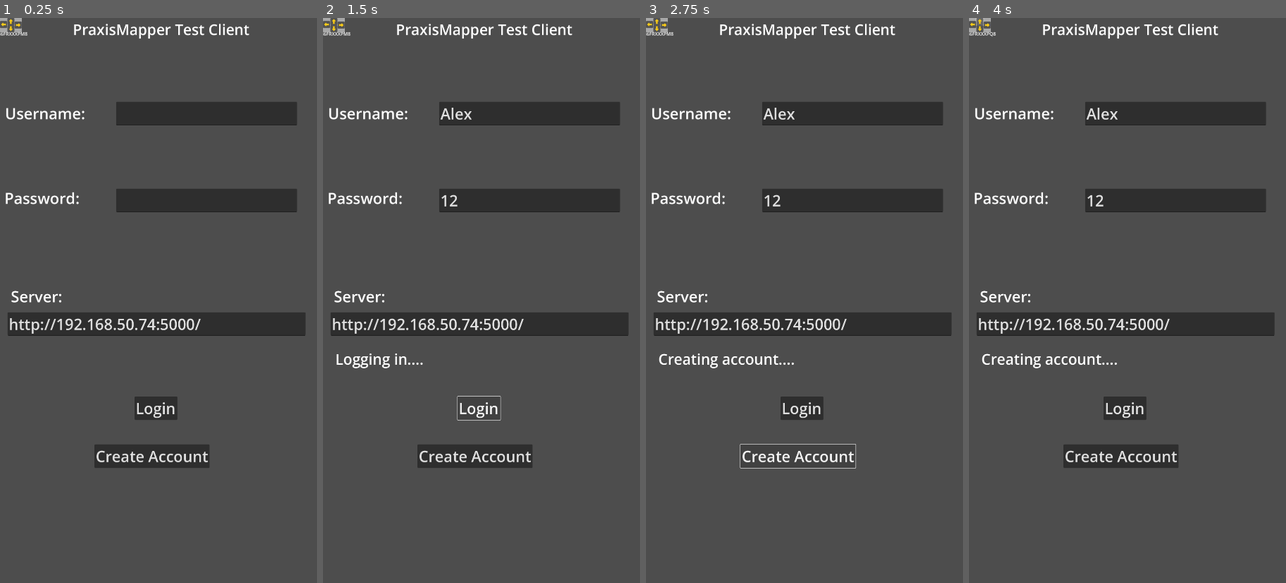
Above: before the commit, frames 1-4 (left to right).
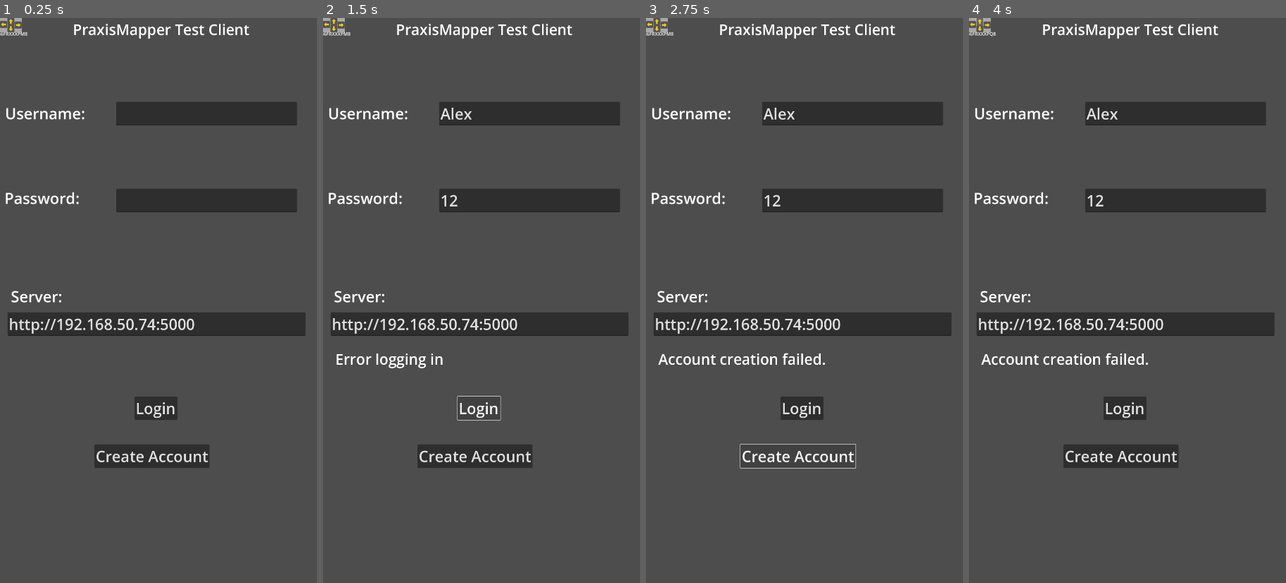
Above: after the commit, the same moments.

Repository: drakewill-CRL/GodotClient1
Game: Godot game, scene res://PraxisMapper/Scenes/LoginScene.tscn
Same seed, same stepped clock (60 frames per second), same inputs: the game is played once before the commit and once after it.
Inputs (mouse positions are in pixels of both pictures, inside the frame that each line leads up to):
- Up to frame 1 (0.25 s): no input
- Up to frame 2 (1.5 s): click (529, 114) at 0.52 s; type "Alex" at 0.6 s; click (529, 198) at 0.75 s; type "12" at 0.83 s; click "Login" at 1.25 s
- Up to frame 3 (2.75 s): click "Create Account" at 2 s
- Up to frame 4 (4 s): click (978, 23) at 2.75 s; click (978, 23) at 3.5 s

The runs differ from the first frame. In frame 1, less than 0.1% of the frame differs, in the area x 61-64%, y 53-56%; in frame 2, 0.4%; in frame 3, 0.5%, in the area x 3-64%, y 53-62%; in frame 4, 0.5%.
Error before the commit: Assertion failed. (res://PraxisMapper/Controls/PraxisAPICall.gd:31)

Commit message:
testing vs live server

Diff:
--- a/PraxisMapper/APICalls/GenericCall.gd
+++ b/PraxisMapper/APICalls/GenericCall.gd
@@ -1,6 +1,8 @@
 extends Node2D
 class_name GenericCall
 
+#THIS is the main class I want to use for performance reasons. Rename this to be more clear its the
+#real PraxisAPI setup, and remove/rename the other one.
 @onready var request: HTTPRequest = $HTTPRequest
 #this version is going to use signals insted of waiting for a response in a single call.
 #this will let other things process more reliably, so I think this is more likely to be the setup
@@ -10,10 +12,13 @@
 
 func response_received(result, responseCode, headers, body):
 	#TODO: automatic reauth if possible.
-	print('response received')
+	print('response received:' + str(responseCode) + "| " + str(result))
+
 	request.request_completed.disconnect(response_received)
 	if responseCode >= 200 and responseCode < 299:
 		response_data.emit(body)
+	else:
+		response_data.emit("ERROR")
 
 func callEndpoint(url, method = null, body = null):
 	var headers = [
@@ -24,8 +29,18 @@
 	]
 	if (method == null):
 		method = HTTPClient.METHOD_GET
+	elif (method == HTTPClient.METHOD_PUT):
+		if body != null:
+			headers.append("Content-Length: " + body.size())
+		else:
+			headers.append("Content-Length: 0")
 	request.request_completed.connect(response_received)
-	var ok = request.request(PraxisMapper.serverURL + url, headers, method, body)
+	var ok
+	if (body != null):
+		ok = request.request(PraxisMapper.serverURL + url, headers, method, body)
+	else:
+
+		ok = request.request(PraxisMapper.serverURL + url, headers, method)
 	print(PraxisMapper.serverURL + url)
 	print('request called')
 
@@ -167,7 +182,7 @@
 	callEndpoint(url, HTTPClient.METHOD_PUT)
 
 #MapTile endpoints API calls. Returns a PNG in byte array format.
-func DrawMapTile(plusCode, styleSet, onlyLayer): #Normal map tiles. styleSet and onlyLayer are optional.
+func DrawMapTile(plusCode, styleSet, onlyLayer = null): #Normal map tiles. styleSet and onlyLayer are optional.
 	var url = '/MapTile/Area/' + plusCode
 	if (styleSet != null):
 		url += "/" + styleSet
--- a/PraxisMapper/Controls/MapTile.gd
+++ b/PraxisMapper/Controls/MapTile.gd
@@ -3,7 +3,7 @@
 #This one loads up and displays a map tile.
 #TODO declare components separately, start with static texture until image is loaded
 
-@onready var request: HTTPRequest = $HTTPRequest
+@onready var request: GenericCall = $GenericCall
 @onready var texRect: TextureRect = $TextureRect
 @onready var timer: Timer = $Timer
 
@@ -14,6 +14,7 @@
 @export var autoRefreshSeconds = 60
 @export var styleSet = 'mapTiles'
 var tileGeneration = 0
+var noiseTex : NoiseTexture2D
 
 #fires off a signal indicating the user tapped this tile, and what the target PlusCode they tapped is
 signal user_tapped(plusCode)
@@ -46,28 +47,25 @@
 func GetTileGeneration():
 	#This will call the tile generation ID api to see if the one on the server is different from the
 	#one on the device and if so, get the server's version.
-	request.request_completed.connect(GenerationListener)
-	var ok = request.request(PraxisMapper.serverURL + "/MapTile/Generation/" + currentTile + "/" + styleSet)
+	print("getting tile generation")
+	request.response_data.connect(GenerationListener)
+	var ok = request.GetTileGenerationID(currentTile, styleSet)
 
-func GenerationListener(result, responseCode, headers, body):
-	print(responseCode)
-	request.request_completed.disconnect(GenerationListener)
-	if result != HTTPRequest.RESULT_SUCCESS:
-		return "error"
+func GenerationListener(result):
+	print("Generation listener got result")
+	request.response_data.disconnect(GenerationListener)
 
-	var currentGen = int(body.get_string_from_utf8())
+	var currentGen = int(result.get_string_from_utf8())
 	if (currentGen != tileGeneration):
 		tileGeneration = currentGen
 		LoadTile(currentTile)
 
-func tile_called(result, responseCode, headers, body):
-	print(responseCode)
-	request.request_completed.disconnect(tile_called)
-	if result != HTTPRequest.RESULT_SUCCESS:
-		return "error"
+func tile_called(result):
+	print("tile called received body")
+	request.response_data.disconnect(tile_called)
 
 	var image = Image.new()
-	if (image.load_png_from_buffer(body) != OK):
+	if (image.load_png_from_buffer(result) != OK):
 		return "error2"
 
 	var saved = image.save_png("user://MapTiles/" + currentTile + "-" + styleSet + ".png")
@@ -79,16 +77,16 @@
 
 func LoadTile(plusCode):
 	#this loads the image for the plusCode given. GetTile shifts appropriately for offsets automatically.
+	print('loading tile ' + plusCode)
+	texRect.texture = noiseTex
 	var img = Image.new().load_from_file("user://MapTiles/" + plusCode + "-" + styleSet + ".png")
 	if (img != null):
 		texRect.texture = ImageTexture.create_from_image(img)
 	else:
-		request.request_completed.connect(tile_called)
+		request.response_data.connect(tile_called)
 
-		print(PraxisMapper.serverURL + "/MapTile/Area/" + plusCode + "/" + styleSet)
-		var ok = request.request(PraxisMapper.serverURL + "/MapTile/Area/" + plusCode + "/" + styleSet)
-		if (ok != OK):
-			print("maptile request not ok")
+		print("getting " + PraxisMapper.serverURL + "/MapTile/Area/" + plusCode + "/" + styleSet)
+		request.DrawMapTile(plusCode, styleSet)
 
 func GetTile(plusCode):
 	if PraxisMapper.currentPlusCode.substr(0,8) == PraxisMapper.lastPlusCode.substr(0,8):
@@ -107,7 +105,7 @@
 # Called when the node enters the scene tree for the first time.
 func _ready():
 	#TODO: make NoiseTexture a proper node to reference multiple times?
-	var noiseTex = NoiseTexture2D.new()
+	noiseTex = NoiseTexture2D.new()
 	noiseTex.width = PraxisMapper.mapTileWidth
 	noiseTex.height = PraxisMapper.mapTileHeight
 	noiseTex.noise = FastNoiseLite.new()
--- a/PraxisMapper/Controls/MapTile.tscn
+++ b/PraxisMapper/Controls/MapTile.tscn
@@ -1,11 +1,10 @@
-[gd_scene load_steps=2 format=3 uid="uid://pcj5vqd7p4l4"]
+[gd_scene load_steps=3 format=3 uid="uid://pcj5vqd7p4l4"]
 
 [ext_resource type="Script" path="res://PraxisMapper/Controls/MapTile.gd" id="1_57dev"]
+[ext_resource type="PackedScene" uid="uid://8os6eof5qcbh" path="res://PraxisMapper/APICalls/GenericCall.tscn" id="2_rlj5i"]
 
 [node name="MapTile" type="Node2D"]
 script = ExtResource("1_57dev")
-
-[node name="HTTPRequest" type="HTTPRequest" parent="."]
 
 [node name="TextureRect" type="TextureRect" parent="."]
 offset_right = 320.0
@@ -14,4 +13,6 @@
 [node name="Timer" type="Timer" parent="."]
 wait_time = 60.0
 
+[node name="GenericCall" parent="." instance=ExtResource("2_rlj5i")]
+
 [connection signal="timeout" from="Timer" to="." method="GetTileGeneration"]
--- a/PraxisMapper/Controls/PraxisAPICall.gd
+++ b/PraxisMapper/Controls/PraxisAPICall.gd
@@ -1,5 +1,9 @@
 extends Node
 class_name PraxisAPICall
+
+#This function works in a single call, but the UI tends not to update while this is running, so we
+#dont really want to use this one too much.
+
 
 # Based on the HTTPClient demo in the official docs. Used to make getting data a single function call.
 # This simple class can do HTTP requests; it will not block, but it needs to be polled.
@@ -23,7 +27,7 @@
 	var split = PraxisMapper.serverURL.split(":")
 	if (split.size() == 3): #http:\\url:port
 		err =  http.connect_to_host(split[0] + ":" + split[1], int(split[2])) # Connect to host/port.
-	elif (split.size() == 2 and !split[0].starts_with("http")): #url:port
+	elif (split.size() == 2 and !split[0].begins_with("http")): #url:port
 		err =  http.connect_to_host(split[0], int(split[1])) # Connect to host/port.
 	else: # url
 		err = http.connect_to_host(PraxisMapper.serverURL)
@@ -38,6 +42,7 @@
 		else:
 			await get_tree().process_frame
 
+	print(http.get_status())
 	assert(http.get_status() == HTTPClient.STATUS_CONNECTED) # Check if the connection was made successfully.
 
 func call_url(endpoint, method = HTTPClient.METHOD_GET, body = ''):
--- a/PraxisMapper/Scenes/LoginScene.gd
+++ b/PraxisMapper/Scenes/LoginScene.gd
@@ -6,8 +6,6 @@
 @onready var lblError: Label = $lblError
 @onready var request: HTTPRequest = $HTTPRequest
 @onready var timer: Timer = $Timer
-
-var api: PraxisAPICall
 @onready var api2: GenericCall = $GenericCall
 #TODO: move passkey to a variable and change it.
 
@@ -23,28 +21,28 @@
 		txtUsername.text = data[0]
 		txtPassword.text = data[1]
 		txtServer.text = data[2]
-		#Original made the call directly in this class
-		#_on_btn_login_pressed()
-		#First API setup calls here but the screen wont draw while its processing
-		#timer.timeout.connect(_on_btn_login_pressed)
-		#timer.start(.1)
 
-		#second API setup, should let screen draw while waiting?
-		api2.response_data.connect(login_completed2)
-		api2.Login(data[2], txtUsername.text, txtPassword.text)
+		_on_btn_login_pressed()
 
+func _on_btn_login_pressed():
+	print("login pressed")
+	lblError.text = "Logging in...."
 
-# Called every frame. 'delta' is the elapsed time since the previous frame.
-func _process(delta):
-	pass
+	PraxisMapper.serverURL = txtServer.text
+	api2.response_data.connect(login_completed)
+	api2.Login('', txtUsername.text, txtPassword.text)
 
-func login_completed2(result):
-	request.request_completed.disconnect(login_completed2)
+func login_completed(result):
+	request.request_completed.disconnect(login_completed)
+	if (typeof(result) == TYPE_STRING and result == "ERROR"):
+		lblError.text = "Error logging in"
+		return
+
 	var json = JSON.new()
 	json.parse(result.get_string_from_utf8())
 	var data = json.get_data()
 	print(data)
-	#if successful, save name/pwd/server to file to load as auto-login next time.
+	#if successful, save name/pwd/server to file to load as auto-login next time. #NOTE: may use ConfigFile for this specifically.
 	var authData = FileAccess.open_encrypted_with_pass("user://savedData.access", FileAccess.WRITE, "passkeyGoesHere")
 	authData.store_string(txtUsername.text + "|" + txtPassword.text + "|" +txtServer.text)
 	authData.close()
@@ -56,119 +54,24 @@
 
 	get_tree().change_scene_to_file("res://Scenes/OverheadView.tscn")
 
-func login_completed(result, response_code, headers, body):
-	request.request_completed.disconnect(login_completed)
-	print("login complete")
-	print(response_code)
-	print(body)
+func _on_btn_create_acct_pressed():
+	print("create pressed")
+	lblError.text = "Creating account...."
+	PraxisMapper.serverURL = txtServer.text
+	api2.response_data.connect(createCompleted)
+	api2.CreateAccount(txtUsername.text, txtPassword.text)
 
-	if (response_code == 0):
-		lblError.text = "Login Failed: No response from server"
-		return
-
-	if (response_code > 299):
-		lblError.text = "Login Failed: " +  str(response_code) + " " + body
+func createCompleted(result):
+	request.request_completed.disconnect(createCompleted)
+	if (typeof(result) == TYPE_STRING and result == "ERROR"):
+		lblError.text = "Account creation failed."
 		return
 
 	var json = JSON.new()
-	json.parse(body.get_string_from_utf8())
+	json.parse(result.get_string_from_utf8())
 	var data = json.get_data()
 	print(data)
-	#if successful, save name/pwd/server to file to load as auto-login next time.
-	var authData = FileAccess.open_encrypted_with_pass("user://savedData.access", FileAccess.WRITE, "passkeyGoesHere")
-	authData.store_string(txtUsername.text + "|" + txtPassword.text + "|" +txtServer.text)
-	authData.close()
-
-	PraxisMapper.username = txtUsername.text
-	PraxisMapper.password = txtPassword.text
-	PraxisMapper.serverURL = txtServer.text
-	PraxisMapper.authKey = data.authToken
-
-	#testing out new calls
-	api = await PraxisAPICall.new()
-	#These work
-	#var test1 = await api.DrawMapTile("86HWGGGP", null, null)
-	#var test2 = await api.ServerTest()
-
-	#this needs slightly different logic, or to wait?
-	var test3 = await api.Login(txtUsername.text, txtPassword.text)
-	print(test3)
-
-
-
-
-	#Now, change to the post-login scene here.
-	#get_tree().change_scene_to_file("res://Scenes/GpsTest.tscn")
-	#get_tree().change_scene_to_file("res://Scenes/test1.tscn")
-	get_tree().change_scene_to_file("res://Scenes/OverheadView.tscn")
-
-func _on_btn_login_pressed():
-	#here is where login logic goes.
-	print("login pressed")
-	lblError.text = "Logging in...."
-	#Trying with the new node:
-
-	PraxisMapper.serverURL = txtServer.text
-	print(txtServer.text)
-
-	api = await PraxisAPICall.new()
-	var results = await api.Login(txtUsername.text, txtPassword.text)
-
-	var json = JSON.new()
-	json.parse(results)
-	var data = json.get_data()
-	print(data)
-	#if successful, save name/pwd/server to file to load as auto-login next time.
-	var authData = FileAccess.open_encrypted_with_pass("user://savedData.access", FileAccess.WRITE, "passkeyGoesHere")
-	authData.store_string(txtUsername.text + "|" + txtPassword.text + "|" +txtServer.text)
-	authData.close()
-
-	PraxisMapper.username = txtUsername.text
-	PraxisMapper.password = txtPassword.text
-	PraxisMapper.serverURL = txtServer.text
-	PraxisMapper.authKey = data.authToken
-
-	#Now, change to the post-login scene here.
-	#get_tree().change_scene_to_file("res://Scenes/GpsTest.tscn")
-	#get_tree().change_scene_to_file("res://Scenes/test1.tscn")
-	get_tree().change_scene_to_file("res://Scenes/OverheadView.tscn")
-
-	#OG way
-	#request.request_completed.connect(login_completed)
-
-	#var call = request.request(txtServer.text + "/Server/Login/" + txtUsername.text + "/" + txtPassword.text)
-	#if (call != OK):
-		#pass #Todo see if this is necessary or can be handled in the complete call.
-
-
-func _on_btn_create_acct_pressed():
-	print("create pressed")
-	lblError.text = "Creating account...."
-
-	api = await PraxisAPICall.new()
-	var results = await api.CreateAccount(txtUsername.text, txtPassword.text)
-
-	if (results == true):
+	if (data == true): #
 		_on_btn_login_pressed()
 	else:
-		print("Create failed")
-
-	#request.request_completed.connect(createCompleted)
-
-	#var call = request.request(txtServer.text + "/Server/CreateAccount/" + txtUsername.text + "/" + txtPassword.text,
-	#[], HTTPClient.METHOD_PUT)
-	#if (call != OK):
-		#pass #Todo see if this is necessary or can be handled in the complete call.
-
-func createCompleted(result, response_code, _headers, body):
-	request.request_completed.disconnect(createCompleted)
-	print("create complete")
-	print(response_code)
-	print(body)
-	var json = JSON.new()
-	json.parse(body.get_string_from_utf8())
-	var data = json.get_data()
-	if (data == true):
-		_on_btn_login_pressed()
-	else:
-		print("Create failed")
+		lblError.text = "Account creation failed."
--- a/PraxisMapper/Scenes/LoginScene.tscn
+++ b/PraxisMapper/Scenes/LoginScene.tscn
@@ -59,7 +59,7 @@
 offset_right = 1041.0
 offset_bottom = 1080.0
 theme_override_font_sizes/font_size = 52
-text = "http://192.168.50.74:5000/"
+text = "http://192.168.50.74:5000"
 
 [node name="btnLogin" type="Button" parent="."]
 offset_left = 458.985
Not shown, added: PraxisMapper/Resources/drop_001.ogg.import
Not shown, added: PraxisMapper/Resources/error_004.ogg.import
